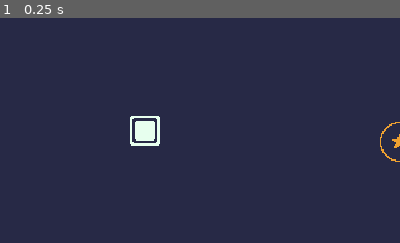
Above: before the commit, frame 1.
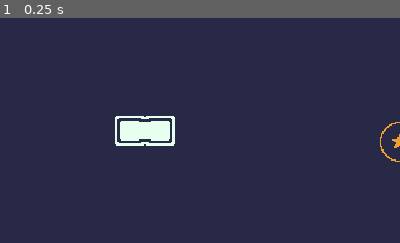
Above: after the commit, the same moment.

Repository: mrbartchak/brackeys-game-jam-2026.1
Game: Godot game, scene res://levels/level.tscn
Two runs of this game, one before a commit and one after it. Both use one fixed random seed, a clock stepped at 60 frames per second and the inputs below.
Inputs:
- Up to frame 1 (0.25 s): no input
The pictures show only the part of the screen within x 0-50%, y 22-72%; the shares and areas given below are measured in that part.

The runs differ from the first frame. In frame 1, 1.0% of the frame differs, in the area x 28-44%, y 43-57%.

Commit message:
clicking feels good, block types added and kinda work lol, like they do

Diff:
--- a/blocks/block.gd
+++ b/blocks/block.gd
@@ -1,15 +1,32 @@
 class_name Block
 extends Area2D
 
+@export var block_type: BlockType
 var is_dragging: bool = false
 var is_hovered: bool = false
+
+@onready var sprite: Sprite2D = $Sprite
+@onready var placeholder_shape: CollisionShape2D = $PlaceholderShape
+
+func _ready() -> void:
+	placeholder_shape.queue_free()
+	for shape in block_type.shapes:
+		var collison_shape: CollisionShape2D = CollisionShape2D.new()
+		var rect: RectangleShape2D = RectangleShape2D.new()
+		rect.size = shape.size
+		collison_shape.position = shape.position
+		collison_shape.shape = rect
+		self.add_child(collison_shape)
+	sprite.texture = block_type.texture
 
 func _input(event: InputEvent) -> void:
 	if event is InputEventMouseButton and event.button_index == MOUSE_BUTTON_LEFT and event.pressed:
 		if is_hovered and not is_dragging:
 			is_dragging = true
+			_tween_scale(1.1)
 		elif is_dragging:
 			is_dragging = false
+			_tween_scale(1.0)
 
 	if event is InputEventMouseMotion and is_dragging:
 		global_position = get_global_mouse_position()
--- a/blocks/block.tscn
+++ b/blocks/block.tscn
@@ -1,16 +1,18 @@
-[gd_scene load_steps=4 format=3 uid="uid://bt3tjhbrgn52g"]
+[gd_scene load_steps=5 format=3 uid="uid://bt3tjhbrgn52g"]
 
-[ext_resource type="Texture2D" uid="uid://hoqltnqtboa8" path="res://blocks/block.png" id="1_wp24v"]
+[ext_resource type="Texture2D" uid="uid://hoqltnqtboa8" path="res://blocks/assets/block.png" id="1_wp24v"]
 [ext_resource type="Script" uid="uid://c7rv40f2j4hsa" path="res://blocks/block.gd" id="1_xoxf0"]
+[ext_resource type="Resource" uid="uid://do1v1hkfx6v4c" path="res://blocks/types/block_1x2.tres" id="2_nrr8p"]
 
 [sub_resource type="RectangleShape2D" id="RectangleShape2D_xoxf0"]
 size = Vector2(24, 24)
 
 [node name="Block" type="Area2D" groups=["blocks"]]
 script = ExtResource("1_xoxf0")
+block_type = ExtResource("2_nrr8p")
 
 [node name="Sprite" type="Sprite2D" parent="."]
 texture = ExtResource("1_wp24v")
 
-[node name="CollisionShape2D" type="CollisionShape2D" parent="."]
+[node name="PlaceholderShape" type="CollisionShape2D" parent="."]
 shape = SubResource("RectangleShape2D_xoxf0")
--- /dev/null
+++ b/blocks/block_type.gd
@@ -0,0 +1,6 @@
+class_name BlockType
+extends Resource
+
+@export var id: String = ""
+@export var texture: Texture2D
+@export var shapes: Array[Rect2] = []
--- /dev/null
+++ b/blocks/types/block_1x1.tres
@@ -0,0 +1,11 @@
+[gd_resource type="Resource" script_class="BlockType" load_steps=3 format=3 uid="uid://l6d4s60dvdfg"]
+
+[ext_resource type="Script" uid="uid://x54dlv1sximj" path="res://blocks/block_type.gd" id="1_x2551"]
+[ext_resource type="Texture2D" uid="uid://hoqltnqtboa8" path="res://blocks/assets/block.png" id="2_qi8se"]
+
+[resource]
+script = ExtResource("1_x2551")
+id = "block_1x1"
+texture = ExtResource("2_qi8se")
+shapes = Array[Rect2]([Rect2(0, 0, 24, 24)])
+metadata/_custom_type_script = "uid://x54dlv1sximj"
--- /dev/null
+++ b/blocks/types/block_1x2.tres
@@ -0,0 +1,11 @@
+[gd_resource type="Resource" script_class="BlockType" load_steps=3 format=3 uid="uid://do1v1hkfx6v4c"]
+
+[ext_resource type="Script" uid="uid://x54dlv1sximj" path="res://blocks/block_type.gd" id="1_tsli4"]
+[ext_resource type="Texture2D" uid="uid://cofffl76lb67j" path="res://blocks/assets/block_2.png" id="2_7r5yl"]
+
+[resource]
+script = ExtResource("1_tsli4")
+id = "block_1x2"
+texture = ExtResource("2_7r5yl")
+shapes = Array[Rect2]([Rect2(0, 0, 48, 24)])
+metadata/_custom_type_script = "uid://x54dlv1sximj"
Renamed: blocks/block.png -> blocks/assets/block.png
Not shown, changed: blocks/assets/block.png.import
Binary file added: blocks/assets/block_2.png
Not shown, added: blocks/assets/block_2.png.import
Binary file added: blocks/assets/block_3.png
Not shown, added: blocks/assets/block_3.png.import
Not shown, added: blocks/block_type.gd.uid
